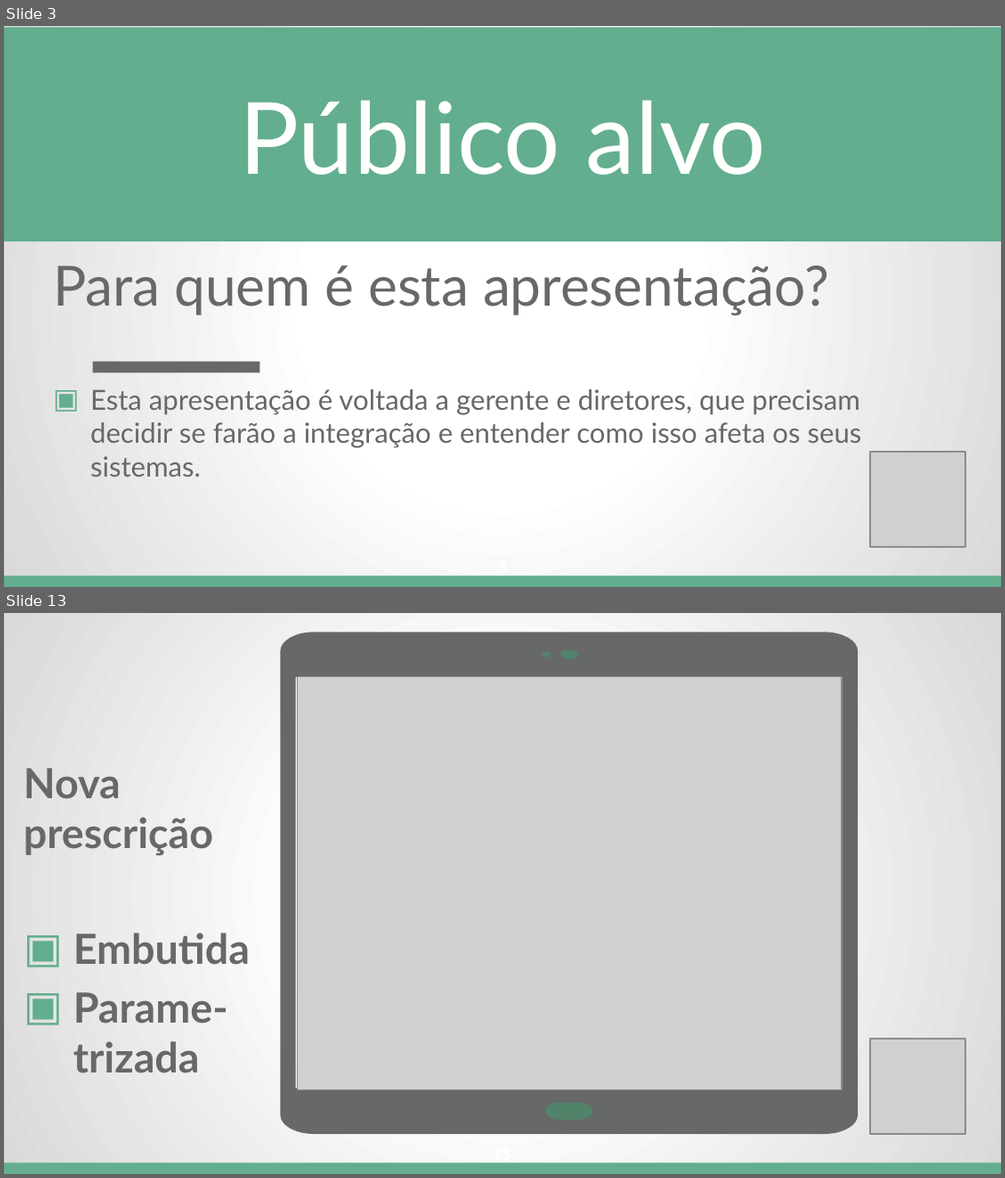
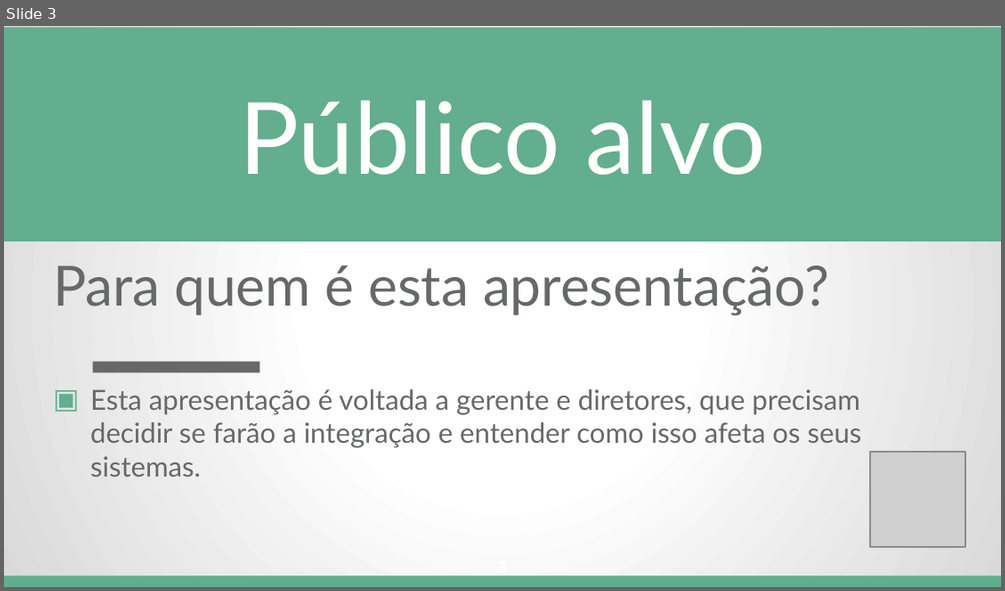
Before and after one commit to Conselho-Federal-de-Medicina/integracao-prescricao-cfm, a slide deck: docs/apresentacao/Integracao_com_a_Prescricao_Eletronica_do_CFM.pptx. Shown one above the other, each under a label of ours: slides 3 and 13 before the commit, slide 3 after it; the slides between them are not shown. The pictures are 1005x1178 and 1005x591 pixels, drawn with LibreOffice and Linux fonts; fonts in the diff are those of the drawing; grey boxes stand for pictures. Boxes give left, top, right and bottom in pixels: in the first picture for what was removed or moved away, otherwise in the second. Text is boxed around its words. In the diff, an @@ line names an element or a change of style, - is before the commit and + after.

```diff
--- a/docs/apresentacao/Integracao_com_a_Prescricao_Eletronica_do_CFM.pptx
+++ b/docs/apresentacao/Integracao_com_a_Prescricao_Eletronica_do_CFM.pptx
@@ slide 13 removed at box(4, 613, 1001, 1174), background gradient #FFFFFF to #D9D9D9 to #B3B3B3; not listed: 1 template element that a slide beside it also shows @@
@@ group removed at box(280, 632, 858, 1134): 4 freeform shapes @@
@@ picture removed at box(297, 677, 841, 1089) @@
@@ text removed at box(24, 768, 250, 1073) @@
-Nova prescrição
-▣ Embutida
-▣ Parame-trizada
@@ picture removed at box(870, 1038, 966, 1135) @@
@@ page number removed at box(494, 1162, 510, 1165) @@
-13
```
Also in this commit, not shown: 10 slides changed, 3 other slides removed.
